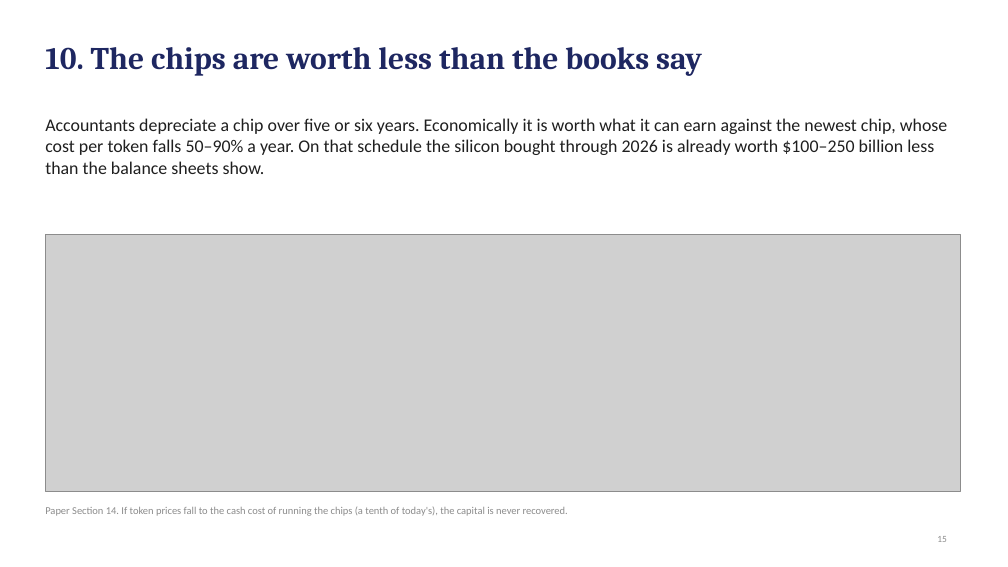
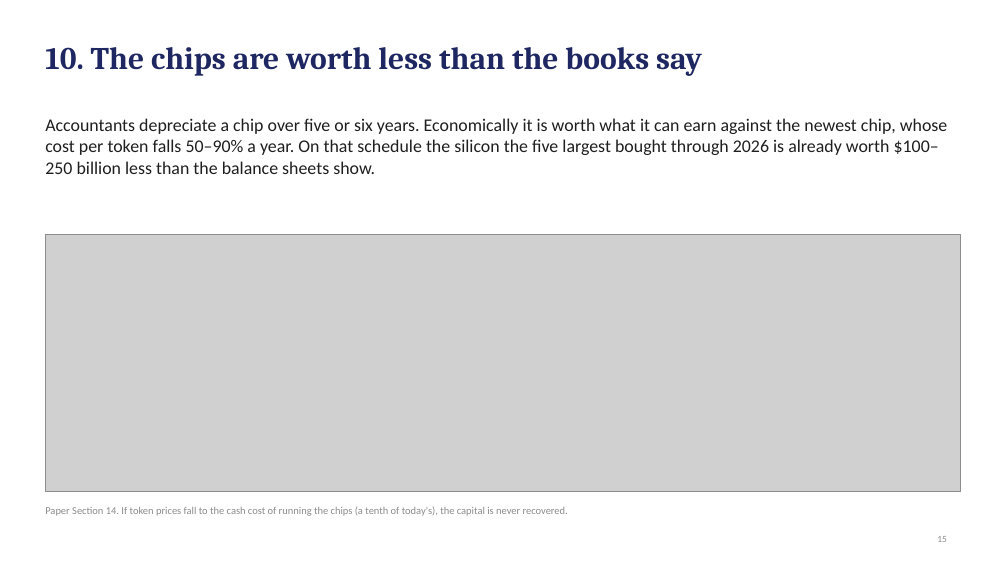
Before and after one commit to desfitz/ai-compute-limits, a slide deck: slide 15 of paper/easy_deck_v29.pptx. Drawn at 1008x567 pixels with LibreOffice and Linux fonts; fonts in the diff are those of the drawing; grey boxes stand for pictures. Boxes give left, top, right and bottom in pixels: in the first picture for what was removed or moved away, otherwise in the second. Text is boxed around its words. In the diff, an @@ line names an element or a change of style, - is before the commit and + after.

```diff
--- a/paper/easy_deck_v29.pptx
+++ b/paper/easy_deck_v29.pptx
@@ text at [45, 118, 947, 174]: text changed @@
-Accountants depreciate a chip over five or six years. Economically it is worth what it can earn against the newest chip, whose cost per token falls 50–90% a year. On that schedule the silicon bought through 2026 is already worth $100–250 billion less than the balance sheets show.
+Accountants depreciate a chip over five or six years. Economically it is worth what it can earn against the newest chip, whose cost per token falls 50–90% a year. On that schedule the silicon the five largest bought through 2026 is already worth $100–250 billion less than the balance sheets show.
```
Also in this commit, not shown: 14 other slides changed, 18 other files.
